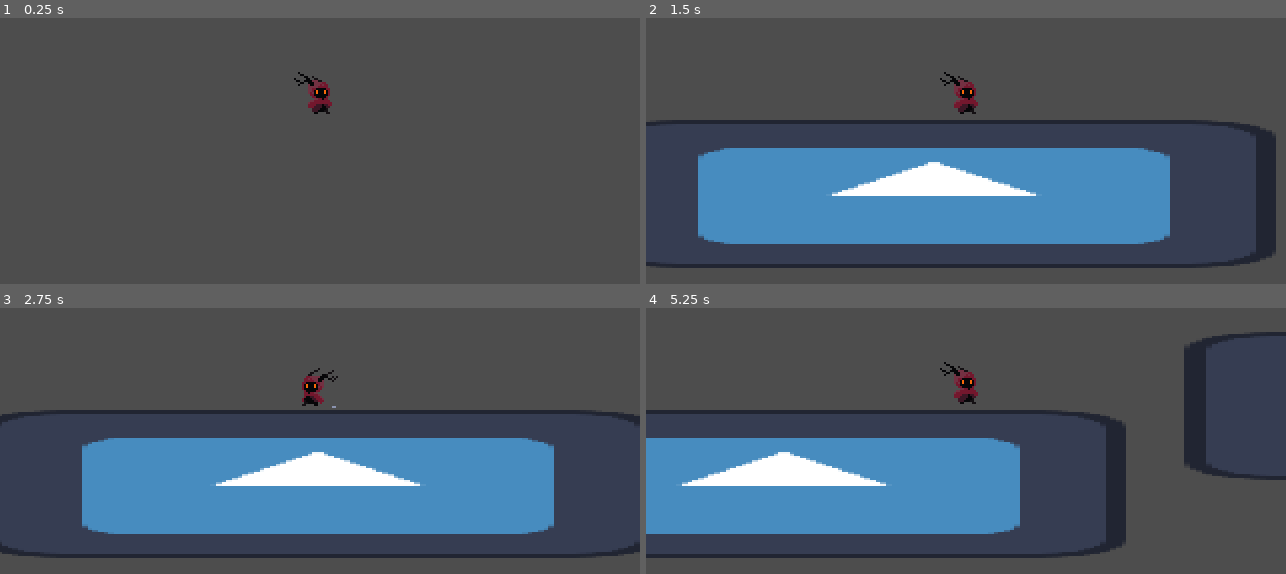
Above: before the commit, frames 1-4 (two rows, left to right).
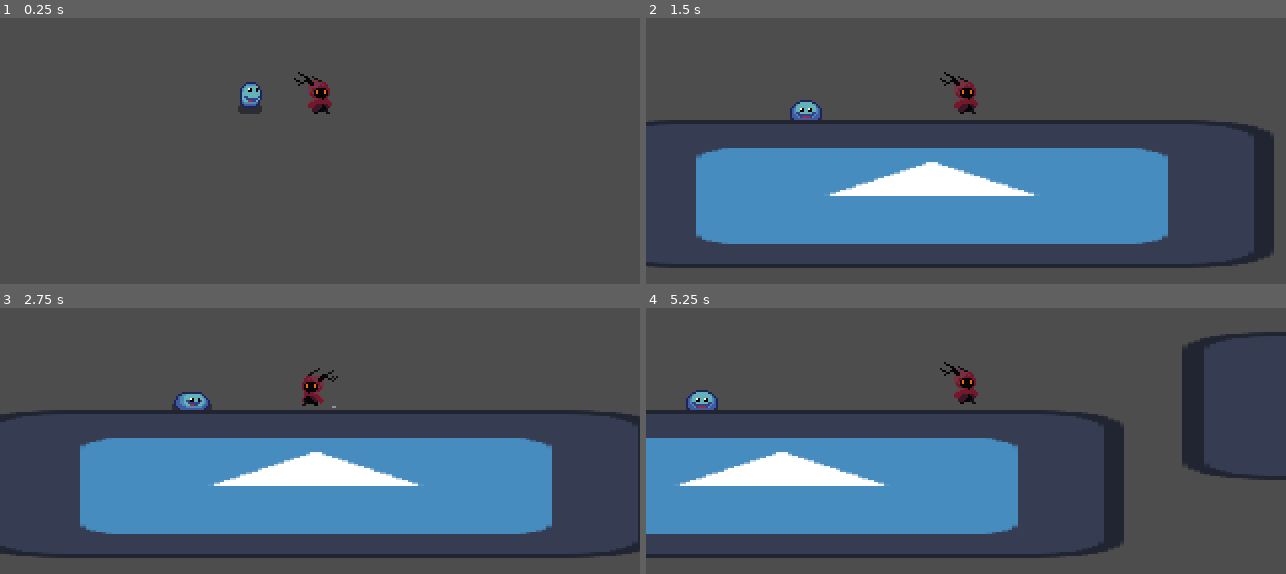
Above: after the commit, the same moments.

Repository: DVH-H/Making-Games---Semester-Project
Game: Godot game, scene res://node_2d.tscn
Same seed, same stepped clock (60 frames per second), same inputs: the game is played once before the commit and once after it. The engine's default icon, where the game draws it, is replaced by a stand-in: a white triangle on a blue panel in a dark square.
Inputs:
- Up to frame 1 (0.25 s): no input
- Up to frame 2 (1.5 s): hold D (move_right) from 0.53 s (still down); tap Space (jump) at 0.77 s
- Up to frame 3 (2.75 s): tap Space (jump) at 1.52 s; release D (move_right) at 2.03 s; hold A (move_left) from 2.03 s (still down)
- Up to frame 4 (5.25 s): release A (move_left) at 2.78 s; hold D (move_right) 2.78-4.28 s; tap Space (jump) at 3.02, 3.77, 4.52 s; hold A (move_left) 4.28-5.03 s; hold D (move_right) from 5.03 s (still down)

The runs differ from the first frame. In frame 1, 0.4% of the frame differs, in the area x 37-41%, y 24-37%; in frame 2, 1.0%; in frame 3, 0.9%; in frame 4, 1.2%, in the area x 5-90%, y 10-93%.

Commit message:
Basic enemy movement implementation
- Enemy implementation
- Detection area for chasing player

Diff:
--- /dev/null
+++ b/enemy/enemy.gd
@@ -0,0 +1,33 @@
+extends CharacterBody2D
+@export_subgroup("Nodes")
+@export var gravity_component: GravityComponent
+
+var speed = 60
+var player_chase = false
+var player = null
+
+func _physics_process(delta: float) -> void:
+	gravity_component.handle_gravity(self, delta)
+	if player_chase and player:
+		var direction = sign(player.position.x - position.x)
+		velocity.x = direction * speed
+
+		if (direction < 0):
+			$AnimatedSprite2D.flip_h = true
+		else:
+			$AnimatedSprite2D.flip_h = false
+		$AnimatedSprite2D.play("walk")
+
+	else:
+		velocity.x = 0
+		$AnimatedSprite2D.play("idle")
+
+	move_and_slide()
+
+func _on_detection_area_body_entered(body: Node2D) -> void:
+	player = body
+	player_chase =  true
+
+func _on_detection_area_body_exited(body: Node2D) -> void:
+	player = null
+	player_chase =  false
--- /dev/null
+++ b/enemy/enemy.tscn
@@ -0,0 +1,164 @@
+[gd_scene load_steps=22 format=3 uid="uid://1g43dvmxf5hh"]
+
+[ext_resource type="Script" uid="uid://dg13oauy48vo7" path="res://enemy/enemy.gd" id="1_1wwld"]
+[ext_resource type="Texture2D" uid="uid://bedycg7ncxhh8" path="res://enemy/slime.png" id="1_2mvqj"]
+[ext_resource type="PackedScene" uid="uid://dytqh10wawuk0" path="res://components/gravity_component.tscn" id="6_1wwld"]
+
+[sub_resource type="CircleShape2D" id="CircleShape2D_rovcg"]
+radius = 4.1231055
+
+[sub_resource type="AtlasTexture" id="AtlasTexture_ofsxj"]
+atlas = ExtResource("1_2mvqj")
+region = Rect2(0, 384, 32, 32)
+
+[sub_resource type="AtlasTexture" id="AtlasTexture_ppra6"]
+atlas = ExtResource("1_2mvqj")
+region = Rect2(32, 384, 32, 32)
+
+[sub_resource type="AtlasTexture" id="AtlasTexture_p200p"]
+atlas = ExtResource("1_2mvqj")
+region = Rect2(64, 384, 32, 32)
+
+[sub_resource type="AtlasTexture" id="AtlasTexture_pmsee"]
+atlas = ExtResource("1_2mvqj")
+region = Rect2(96, 384, 32, 32)
+
+[sub_resource type="AtlasTexture" id="AtlasTexture_1wwld"]
+atlas = ExtResource("1_2mvqj")
+region = Rect2(128, 384, 32, 32)
+
+[sub_resource type="AtlasTexture" id="AtlasTexture_y5vj3"]
+atlas = ExtResource("1_2mvqj")
+region = Rect2(0, 0, 32, 32)
+
+[sub_resource type="AtlasTexture" id="AtlasTexture_5ffra"]
+atlas = ExtResource("1_2mvqj")
+region = Rect2(32, 0, 32, 32)
+
+[sub_resource type="AtlasTexture" id="AtlasTexture_e355f"]
+atlas = ExtResource("1_2mvqj")
+region = Rect2(64, 0, 32, 32)
+
+[sub_resource type="AtlasTexture" id="AtlasTexture_78jik"]
+atlas = ExtResource("1_2mvqj")
+region = Rect2(96, 0, 32, 32)
+
+[sub_resource type="AtlasTexture" id="AtlasTexture_o3pv7"]
+atlas = ExtResource("1_2mvqj")
+region = Rect2(0, 128, 32, 32)
+
+[sub_resource type="AtlasTexture" id="AtlasTexture_xoplw"]
+atlas = ExtResource("1_2mvqj")
+region = Rect2(32, 128, 32, 32)
+
+[sub_resource type="AtlasTexture" id="AtlasTexture_6yflr"]
+atlas = ExtResource("1_2mvqj")
+region = Rect2(64, 128, 32, 32)
+
+[sub_resource type="AtlasTexture" id="AtlasTexture_gf88j"]
+atlas = ExtResource("1_2mvqj")
+region = Rect2(96, 128, 32, 32)
+
+[sub_resource type="AtlasTexture" id="AtlasTexture_tbw0t"]
+atlas = ExtResource("1_2mvqj")
+region = Rect2(128, 128, 32, 32)
+
+[sub_resource type="AtlasTexture" id="AtlasTexture_wjonb"]
+atlas = ExtResource("1_2mvqj")
+region = Rect2(160, 128, 32, 32)
+
+[sub_resource type="SpriteFrames" id="SpriteFrames_scxef"]
+animations = [{
+"frames": [{
+"duration": 1.0,
+"texture": SubResource("AtlasTexture_ofsxj")
+}, {
+"duration": 1.0,
+"texture": SubResource("AtlasTexture_ppra6")
+}, {
+"duration": 1.0,
+"texture": SubResource("AtlasTexture_p200p")
+}, {
+"duration": 1.0,
+"texture": SubResource("AtlasTexture_pmsee")
+}, {
+"duration": 1.0,
+"texture": SubResource("AtlasTexture_1wwld")
+}],
+"loop": true,
+"name": &"death",
+"speed": 5.0
+}, {
+"frames": [{
+"duration": 1.0,
+"texture": SubResource("AtlasTexture_y5vj3")
+}, {
+"duration": 1.0,
+"texture": SubResource("AtlasTexture_5ffra")
+}, {
+"duration": 1.0,
+"texture": SubResource("AtlasTexture_e355f")
+}, {
+"duration": 1.0,
+"texture": SubResource("AtlasTexture_78jik")
+}],
+"loop": true,
+"name": &"idle",
+"speed": 5.0
+}, {
+"frames": [{
+"duration": 1.0,
+"texture": SubResource("AtlasTexture_o3pv7")
+}, {
+"duration": 1.0,
+"texture": SubResource("AtlasTexture_xoplw")
+}, {
+"duration": 1.0,
+"texture": SubResource("AtlasTexture_6yflr")
+}, {
+"duration": 1.0,
+"texture": SubResource("AtlasTexture_gf88j")
+}, {
+"duration": 1.0,
+"texture": SubResource("AtlasTexture_tbw0t")
+}, {
+"duration": 1.0,
+"texture": SubResource("AtlasTexture_wjonb")
+}],
+"loop": true,
+"name": &"walk",
+"speed": 5.0
+}]
+
+[sub_resource type="CapsuleShape2D" id="CapsuleShape2D_scxef"]
+radius = 66.0
+height = 132.0
+
+[node name="Enemy" type="CharacterBody2D" node_paths=PackedStringArray("gravity_component")]
+script = ExtResource("1_1wwld")
+gravity_component = NodePath("Gravity")
+
+[node name="CollisionShape2D" type="CollisionShape2D" parent="."]
+position = Vector2(0, -5)
+shape = SubResource("CircleShape2D_rovcg")
+
+[node name="AnimatedSprite2D" type="AnimatedSprite2D" parent="."]
+position = Vector2(0, -2)
+sprite_frames = SubResource("SpriteFrames_scxef")
+animation = &"idle"
+frame_progress = 0.8234279
+offset = Vector2(0, -6)
+
+[node name="Gravity" parent="." instance=ExtResource("6_1wwld")]
+
+[node name="detection_area" type="Area2D" parent="."]
+position = Vector2(0, -1)
+collision_layer = 2
+collision_mask = 2
+
+[node name="CollisionShape2D" type="CollisionShape2D" parent="detection_area"]
+position = Vector2(0, -4)
+shape = SubResource("CapsuleShape2D_scxef")
+
+[connection signal="body_entered" from="detection_area" to="." method="_on_detection_area_body_entered"]
+[connection signal="body_exited" from="detection_area" to="." method="_on_detection_area_body_exited"]
--- a/node_2d.tscn
+++ b/node_2d.tscn
@@ -1,7 +1,8 @@
-[gd_scene load_steps=4 format=3 uid="uid://b5xgwq7y3w5v4"]
+[gd_scene load_steps=5 format=3 uid="uid://b5xgwq7y3w5v4"]
 
 [ext_resource type="PackedScene" uid="uid://dve8hfghfvdfr" path="res://player/player.tscn" id="1_wtcfe"]
 [ext_resource type="Texture2D" uid="uid://bqjwrbgnbf5tn" path="res://icon.svg" id="2_0e48y"]
+[ext_resource type="PackedScene" uid="uid://1g43dvmxf5hh" path="res://enemy/enemy.tscn" id="3_epypp"]
 
 [sub_resource type="RectangleShape2D" id="RectangleShape2D_0e48y"]
 size = Vector2(337, 20)
@@ -10,7 +11,10 @@
 
 [node name="Player" parent="." instance=ExtResource("1_wtcfe")]
 top_level = true
-position = Vector2(81, 18)
+position = Vector2(82, 18)
+
+[node name="Enemy" parent="." instance=ExtResource("3_epypp")]
+position = Vector2(33, 23)
 
 [node name="StaticBody2D" type="StaticBody2D" parent="."]
 top_level = true
--- a/player/player.tscn
+++ b/player/player.tscn
@@ -175,6 +175,7 @@
 }]
 
 [node name="Player" type="CharacterBody2D" node_paths=PackedStringArray("gravity_component", "input_controller", "animation_controller", "movement_component")]
+collision_layer = 3
 script = ExtResource("1_onrkg")
 gravity_component = NodePath("Gravity")
 input_controller = NodePath("InputController")
Not shown, added: enemy/enemy.gd.uid
Binary file added: enemy/slime.png
Not shown, added: enemy/slime.png.import
Not shown, added: enemy/enemy.tscn376616948367.tmp
